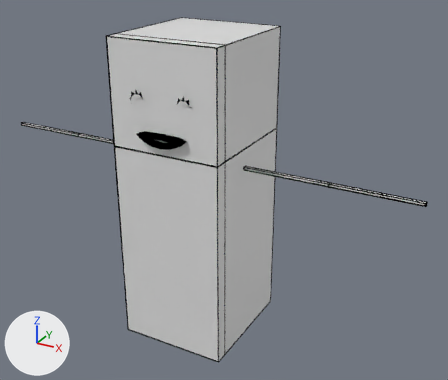
An edit to the Blender file Assets/Models/refri.blend, drawn before and after from the same camera.
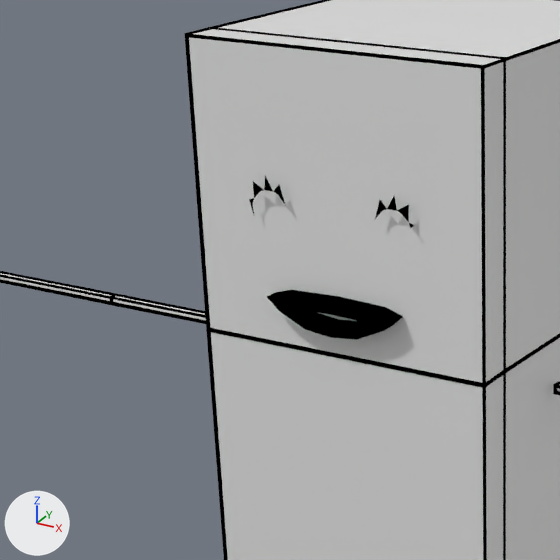
Each version is shown whole from a 50 mm lens placed at (1.812, -2.997, 2.443), pointed at (0.139, 0.046, 0.921), then close up on the part from 8% to 55% of the width and 6% to 61% of the height. The axes (+X, +Y, +Z) are drawn at lower left. The lights are the same throughout.

Script lines for the objects in view, before the commit:
```python
me_cube_001 = bpy.data.meshes.new('Cube.001')
me_cube_001.from_pydata(...)  # 12 vertices, 10 faces; spans x 0.35..1.35, y -0.107..-0.091, z 1.148..1.164
me_cube_001.materials.append(mat_material)  # white #e7e7e7
me_cube_001.materials.append(mat_black)  # black #000000
me_cube_021 = bpy.data.meshes.new('Cube.021')
me_cube_021.from_pydata(...)  # 18 vertices, 18 faces; spans x -0.34..0.33, y -0.38..0.36, z 0.0..1.87
me_cube_021.materials.append(mat_material)  # white #e7e7e7
me_cube_021.materials.append(mat_black)  # black #000000
me_plane = bpy.data.meshes.new('Plane')
me_plane.from_pydata(...)  # 29 vertices, 1 face, 19 loose edges; spans x -3.7..0.0, y 22.72..28.42, z 6.83..6.84
me_plane.materials.append(mat_black)  # black #000000
ob_plane = bpy.data.objects.new('Plane', me_plane)
ob_plane.location = (0.0, 0.0, 0.0)
ob_plane.rotation_euler = (1.571, 0.0, 0.0)  # degrees (90, 0, 0)
ob_plane.scale = (0.0581, 0.0581, 0.0581)
_m = ob_plane.modifiers.new('Mirror', 'MIRROR')
_m.use_clip = True
_m = ob_plane.modifiers.new('Skin', 'SKIN')
ob_refrigeradora = bpy.data.objects.new('Refrigeradora', me_cube_021)
ob_refrigeradora.location = (0.0, 0.0, 0.0)
_m = ob_refrigeradora.modifiers.new('Wireframe', 'WIREFRAME')
_m.thickness = 0.01
_m.use_replace = False
_m.material_offset = 1
ob_refrigeradora_001 = bpy.data.objects.new('Refrigeradora.001', me_cube_001)
ob_refrigeradora_001.location = (0.0, 0.0, 0.0)
_m = ob_refrigeradora_001.modifiers.new('Wireframe', 'WIREFRAME')
_m.thickness = 0.01
_m.use_replace = False
_m.material_offset = 1
_m = ob_refrigeradora_001.modifiers.new('Mirror', 'MIRROR')
```
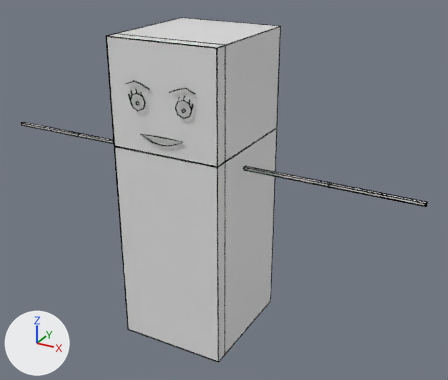
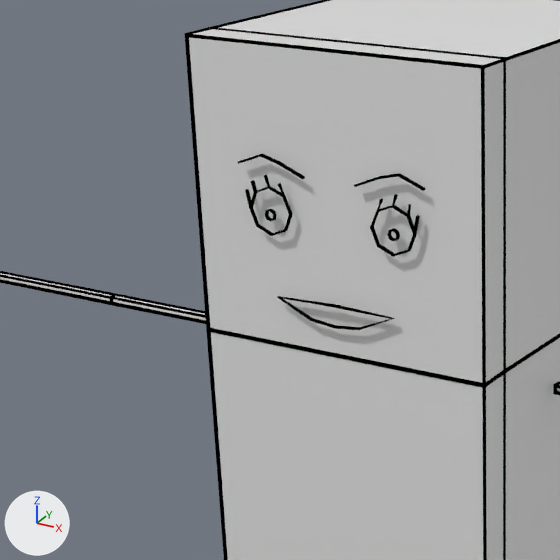
What the commit changed:
me_plane is used by ob_plane; location (0.0, 0.0, 0.0); rotation (1.571, 0.0, 0.0), in degrees (90, 0, 0); scale (0.0581, 0.0581, 0.0581).
me_plane had 29 vertices, 1 face, 19 loose edges and spanned x -3.7..0.0, y 22.72..28.42, z 6.83..6.84.
me_plane now has 58 vertices, 27 faces and spans x -3.7..0.0, y 22.72..28.42, z 6.72..6.84.
Part 1, on me_plane:
1 face is deleted.
19 loose edges are deleted.
21 new vertices lie (0.0, 0.0, -0.11) away from vertices in x -3.7..0.0, y 22.72..28.42, z 6.83..6.84.
8 new vertices lie (0.0, 0.0, -0.1) away from vertices in x -2.63..-2.35, y 26.27..26.55, z 6.84.
27 new faces join them.
Object 'Plane' (ob_plane) loses its SKIN modifier named 'Skin'.
Object 'Plane' (ob_plane) gains a SOLIDIFY modifier named 'Solidify'.
Modifier setting: thickness = -0.08.

What differs and where, as boxes (x1, y1, x2, y2) in the close-ups (560 x 560 px; the box of a moved part takes in the faces that stretch with it):
'Plane', reshaped, modifiers changed
    before: (249, 176, 414, 340)
    after: (238, 154, 426, 330)
part 1 of me_plane, moved or reshaped (not visible before)
    after: (238, 154, 426, 330)
